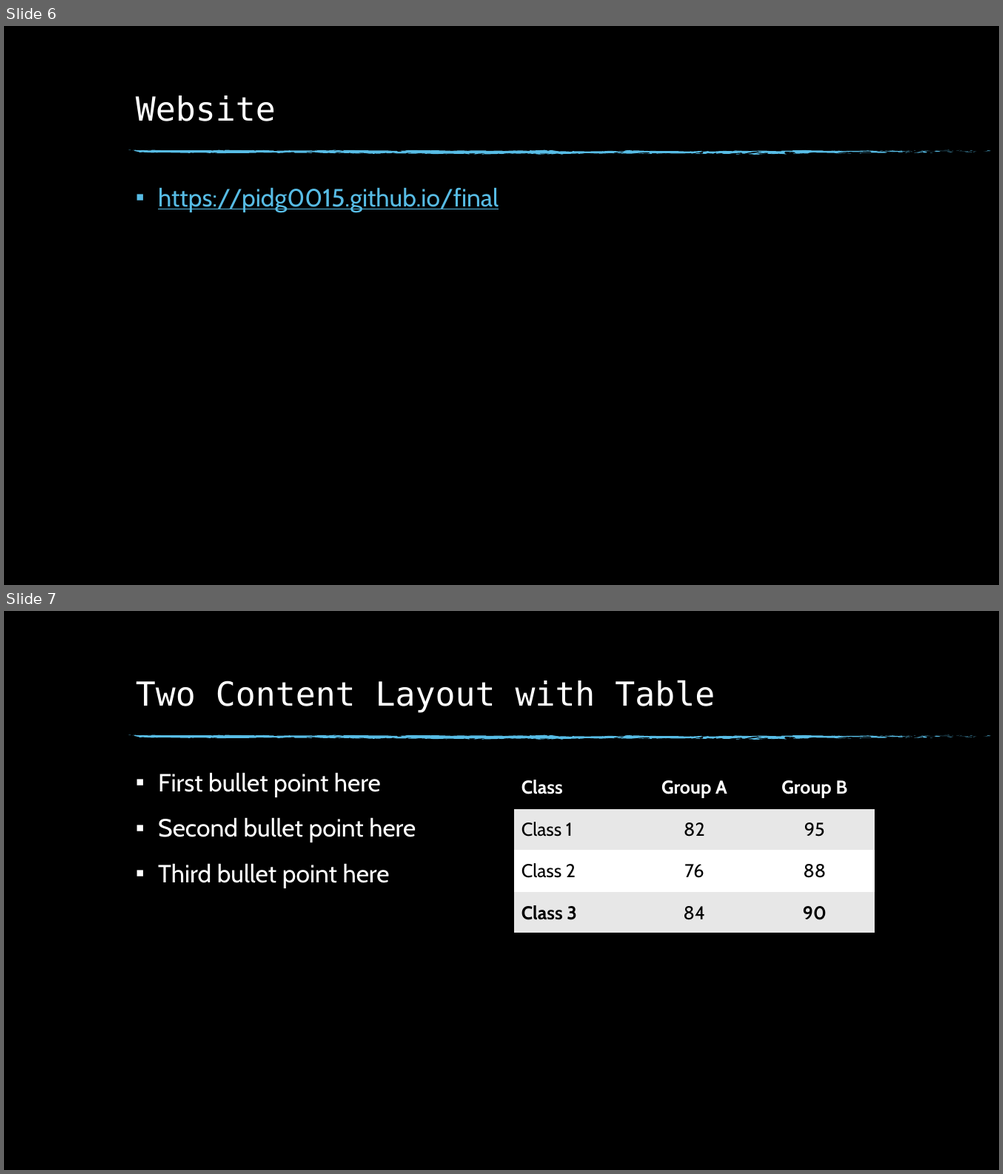
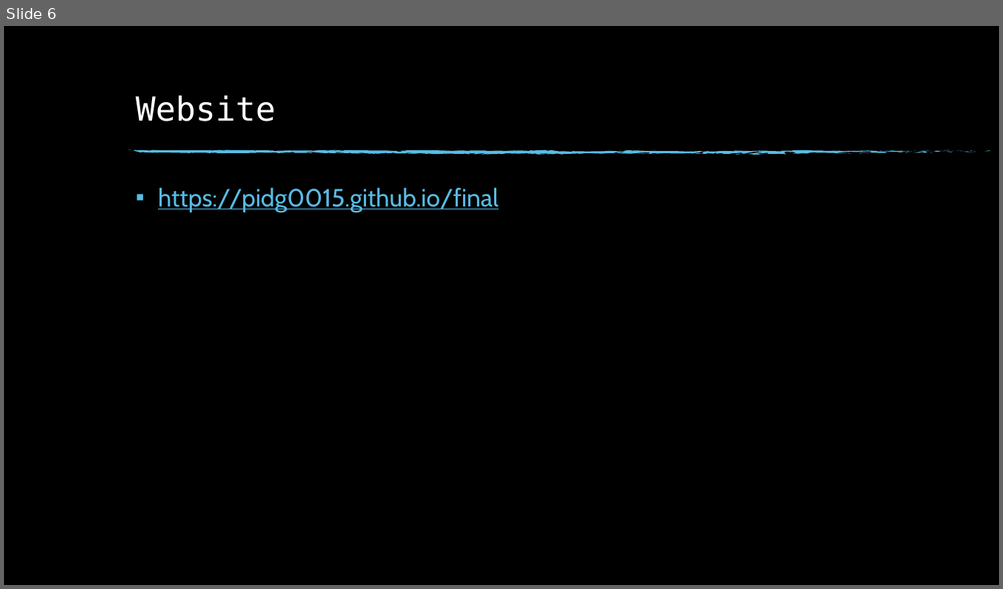
Before and after one commit to pidg0015/pidg0015.github.io, a slide deck: final/pidgeon_drew_final.pptx. Shown one above the other, each under a label of ours: slides 6 and 7 before the commit, slide 6 after it. The pictures are 1003x1174 and 1003x589 pixels, drawn with LibreOffice and Linux fonts; fonts in the diff are those of the drawing; background and template pictures are left out. Boxes give left, top, right and bottom in pixels: in the first picture for what was removed or moved away, otherwise in the second. Text is boxed around its words. In the diff, an @@ line names an element or a change of style, - is before the commit and + after.

```diff
--- a/final/pidgeon_drew_final.pptx
+++ b/final/pidgeon_drew_final.pptx
@@ slide 7 removed at bbox=[4, 611, 999, 1170], background picture (left out); not listed: 74 template elements that a slide beside it also shows @@
@@ title removed at bbox=[136, 680, 714, 712] @@
-Two Content Layout with Table
@@ text removed at bbox=[158, 772, 415, 889] @@
-▪ First bullet point here
-▪ Second bullet point here
-▪ Third bullet point here
@@ table removed at bbox=[514, 766, 874, 934], 4 rows, 3 columns @@
-Class | Group A | Group B
-Class 1 | 82 | 95
-Class 2 | 76 | 88
-Class 3 | 84 | 90
```
Also in this commit, not shown: 7 other slides removed, 5 other files.
